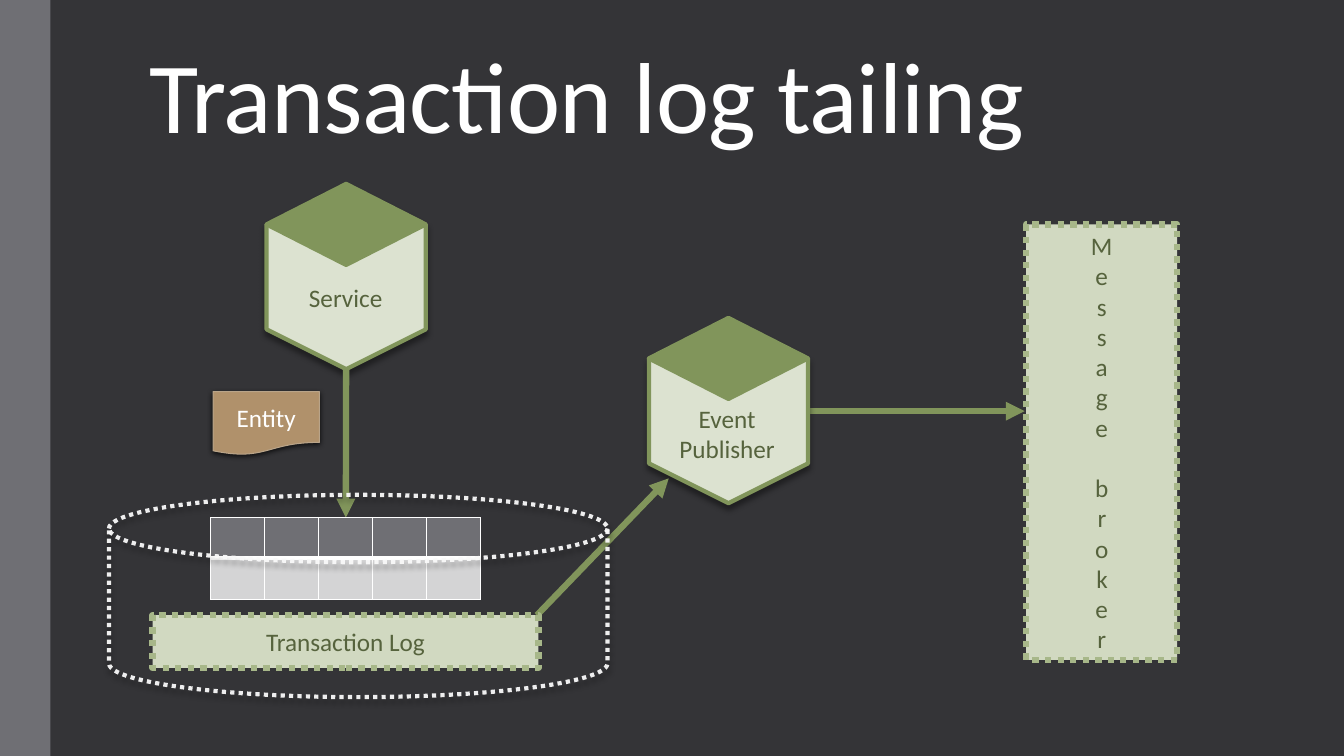
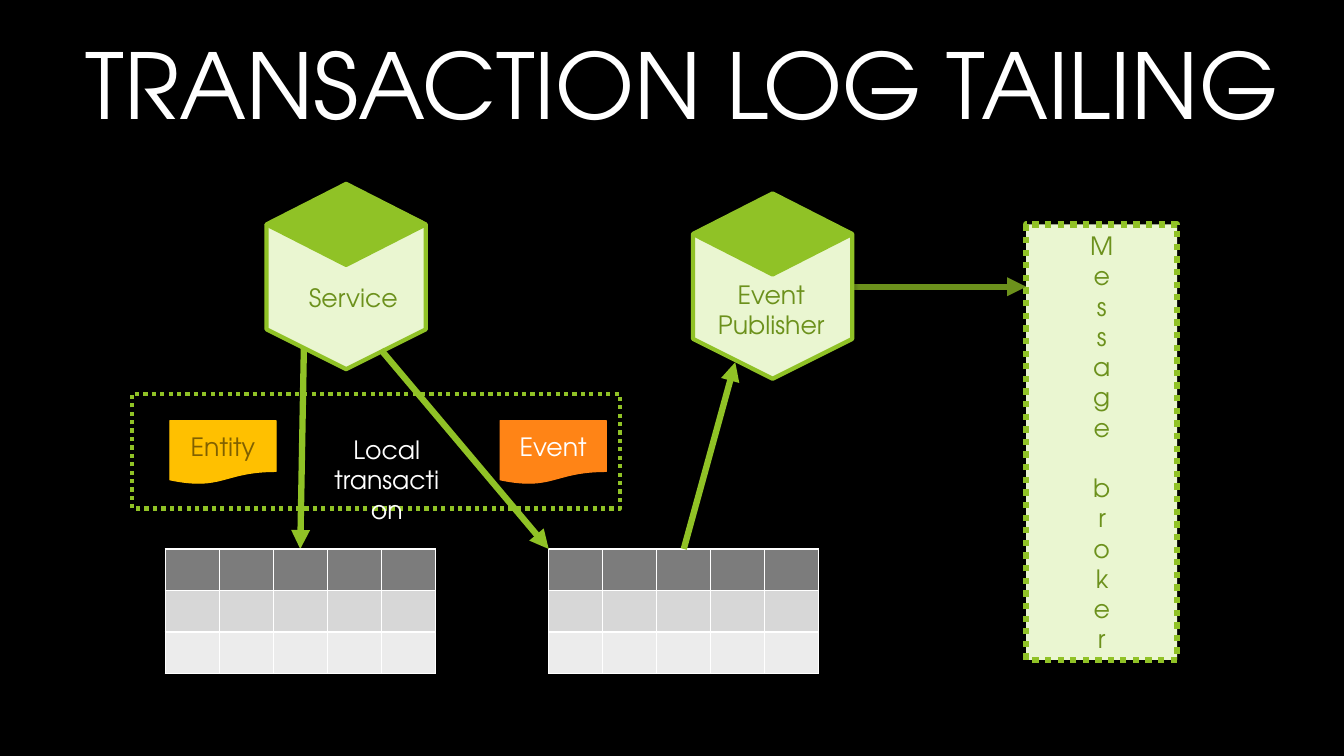
Before and after one commit to andrii-litvinov/event-driven-mongodb, a slide deck: slide 9 of t18-event-mongodb.pptx (slide 10 before the commit). Drawn at 1344x756 pixels with LibreOffice and Linux fonts; fonts in the diff are those of the drawing; background and template pictures are left out. Boxes give left, top, right and bottom in pixels: in the first picture for what was removed or moved away, otherwise in the second. Text is boxed around its words. In the diff, an @@ line names an element or a change of style, - is before the commit and + after.

```diff
--- a/t18-event-mongodb.pptx
+++ b/t18-event-mongodb.pptx
@@ background #353537 to picture (left out) @@
@@ rectangle removed at <box>0,0,50,756</box> @@
@@ title "TRANSACTION LOG TAILING" at <box>85,50,1278,121</box>: vertical alignment bottom to middle @@
@@ title at <box>85,50,1278,121</box>: text changed; size 72 to 64.8 pt; font Calibri to TeX Gyre Adventor @@
-Transaction log tailing
+TRANSACTION LOG TAILING
@@ diamond at <box>266,184,425,264</box>: fill #81955B to #90C226; outline #81955B 3 pt to #90C226 3 pt @@
@@ hexagon at <box>267,185,426,370</box>: fill #DCE2D0 to #EAF6D1; outline #81955B 3 pt to #90C226 3 pt @@
@@ hexagon added at <box>693,194,852,379</box>, fill #EAF6D1, outline #90C226 3 pt @@
@@ diamond added at <box>694,194,853,274</box>, fill #90C226, outline #90C226 3 pt @@
@@ rectangle "Message broker" at <box>1026,225,1178,660</box>: font Calibri to TeX Gyre Adventor, text colour #56633D to #6C921D; fill #D1DAC2 to #EAF6D1; outline #A7B789 4.5 pt dashed to #90C226 4.5 pt dashed @@
@@ text "Service" at <box>309,288,398,308</box>: font Calibri to TeX Gyre Adventor, text colour #56633D to #6C921D @@
@@ text "Event" at <box>718,285,825,335</box>: font Calibri to TeX Gyre Adventor, text colour #56633D to #6C921D @@
@@ text "Event": place and size @@
-text "Event" at <box>679,412,774,458</box>
+text "Event" at <box>718,285,825,335</box>
@@ arrow added from (852, 286) to (1026, 286), #6C921D 4.5 pt @@
@@ hexagon removed at <box>649,319,808,504</box> @@
@@ diamond removed at <box>649,318,809,398</box> @@
@@ arrow moved from (346, 369) - (346, 518) to (303, 348) - (300, 549) @@
@@ arrow (303, 348) - (300, 549): stroke #81955B 4.5 pt to #90C226 4.5 pt @@
@@ arrow added from (381, 350) to (548, 549), #90C226 4.5 pt @@
@@ arrow added from (684, 549) to (735, 362), #90C226 4.5 pt @@
@@ rectangle added at <box>132,394,620,509</box>, outline #90C226 3 pt dashed @@
@@ arrow removed from (809, 411) to (1025, 411) @@
@@ flow chart document "Entity": place and size @@
-flow chart document "Entity" at <box>213,391,320,455</box>
+flow chart document "Entity" at <box>169,420,276,484</box>
@@ flow chart document "Entity" at <box>169,420,276,484</box>: font Calibri to TeX Gyre Adventor, text colour #FFFFFF to #806000; fill #B0926C to #FFC000; outline #B9A489 0.75 pt to #FFC000 0.75 pt; shadow off @@
@@ text added at <box>353,440,420,460</box>, 18 pt, text #FFFFFF @@
+Local
+transaction
@@ flow chart document added at <box>500,420,607,484</box>, fill #FF8416, outline #FF8416 0.75 pt, 18 pt, text #FFFFFF @@
+Event
@@ arrow removed from (537, 615) to (668, 479) @@
@@ cylinder removed at <box>109,495,608,698</box> @@
@@ table at <box>165,549,438,675</box> @@
+row 3:  |  |  |  | 
@@ table: place and size @@
-table at <box>211,518,483,600</box>
+table at <box>165,549,438,675</box>
@@ table added at <box>548,549,821,675</box>, 3 rows, 5 columns @@
+ |  |  |  | 
+ |  |  |  | 
+ |  |  |  | 
@@ rectangle removed at <box>152,615,538,667</box> @@
-Transaction Log
```
Also in this commit, not shown: 14 other slides changed, 8 slides added, 6 slides removed, 4 other files.
